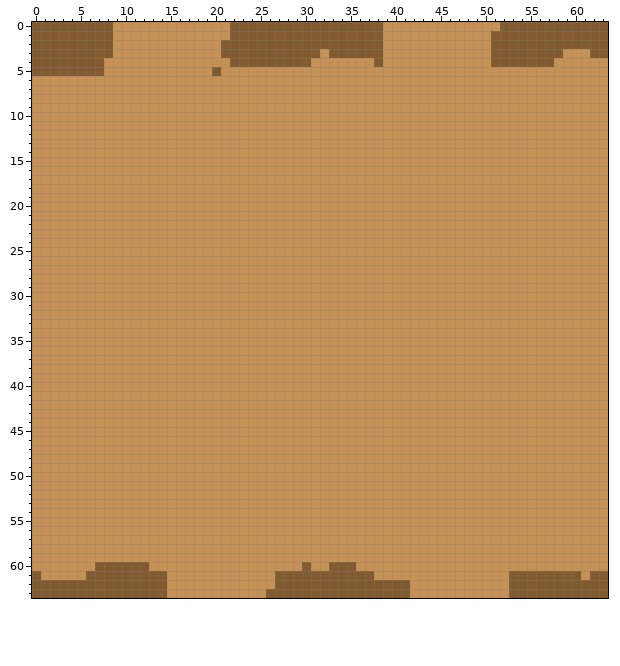
Edited in one commit: pixel-art file (Assets/Asesprite/Breakable_Connecting_Env_Tile.aseprite). Above is the file before it was changed.
64x64 pixels, 1 frame.
The result:
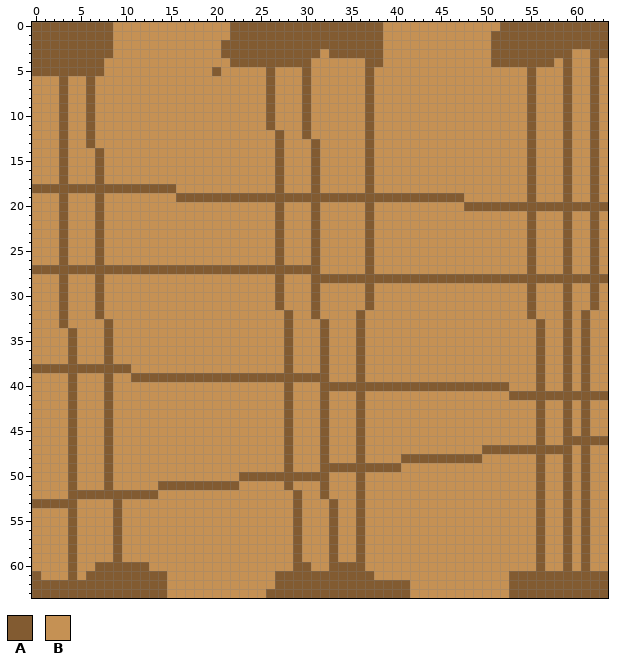
Palette (. is transparent): A #825b31  B #c59154
From old to new:
Changed rows in their new state; - is an unchanged pixel.
first column x 0:
 3 -----------------------------------------------------------A----
 4 -------------------------------------A---------------------A--A-
 5 --------------------------A---A------A-----------------A---A--A-
 6 ---A--A-------------------A---A------A-----------------A---A--A-
 7 ---A--A-------------------A---A------A-----------------A---A--A-
 8 ---A--A-------------------A---A------A-----------------A---A--A-
 9 ---A--A-------------------A---A------A-----------------A---A--A-
10 ---A--A-------------------A---A------A-----------------A---A--A-
11 ---A--A-------------------A---A------A-----------------A---A--A-
12 ---A--A--------------------A--A------A-----------------A---A--A-
13 ---A--A--------------------A---A-----A-----------------A---A--A-
14 ---A---A-------------------A---A-----A-----------------A---A--A-
15 ---A---A-------------------A---A-----A-----------------A---A--A-
16 ---A---A-------------------A---A-----A-----------------A---A--A-
17 ---A---A-------------------A---A-----A-----------------A---A--A-
18 AAAAAAAAAAAAAAAA-----------A---A-----A-----------------A---A--A-
19 ---A---A--------AAAAAAAAAAAAAAAAAAAAAAAAAAAAAAAA-------A---A--A-
20 ---A---A-------------------A---A-----A----------AAAAAAAAAAAAAAAA
21 ---A---A-------------------A---A-----A-----------------A---A--A-
22 ---A---A-------------------A---A-----A-----------------A---A--A-
23 ---A---A-------------------A---A-----A-----------------A---A--A-
24 ---A---A-------------------A---A-----A-----------------A---A--A-
25 ---A---A-------------------A---A-----A-----------------A---A--A-
26 ---A---A-------------------A---A-----A-----------------A---A--A-
27 AAAAAAAAAAAAAAAAAAAAAAAAAAAAAAAA-----A-----------------A---A--A-
28 ---A---A-------------------A---AAAAAAAAAAAAAAAAAAAAAAAAAAAAAAAAA
29 ---A---A-------------------A---A-----A-----------------A---A--A-
30 ---A---A-------------------A---A-----A-----------------A---A--A-
31 ---A---A-------------------A---A-----A-----------------A---A--A-
32 ---A---A--------------------A--A----A------------------A---A-A--
33 ---A----A-------------------A---A---A-------------------A--A-A--
34 ----A---A-------------------A---A---A-------------------A--A-A--
35 ----A---A-------------------A---A---A-------------------A--A-A--
36 ----A---A-------------------A---A---A-------------------A--A-A--
37 ----A---A-------------------A---A---A-------------------A--A-A--
38 AAAAAAAAAAA-----------------A---A---A-------------------A--A-A--
39 ----A---A--AAAAAAAAAAAAAAAAAAAAAA---A-------------------A--A-A--
40 ----A---A-------------------A---AAAAAAAAAAAAAAAAAAAAA---A--A-A--
41 ----A---A-------------------A---A---A----------------AAAAAAAAAAA
42 ----A---A-------------------A---A---A-------------------A--A-A--
43 ----A---A-------------------A---A---A-------------------A--A-A--
44 ----A---A-------------------A---A---A-------------------A--A-A--
45 ----A---A-------------------A---A---A-------------------A--A-A--
46 ----A---A-------------------A---A---A-------------------A--AAAAA
47 ----A---A-------------------A---A---A-------------AAAAAAAAAA-A--
48 ----A---A-------------------A---A---A----AAAAAAAAA------A--A-A--
49 ----A---A-------------------A---AAAAAAAAA---------------A--A-A--
50 ----A---A--------------AAAAAAAAAA---A-------------------A--A-A--
51 ----A---A-----AAAAAAAAA-----A---A---A-------------------A--A-A--
52 ----AAAAAAAAAA---------------A--A---A-------------------A--A-A--
53 AAAAA----A-------------------A---A--A-------------------A--A-A--
54 ----A----A-------------------A---A--A-------------------A--A-A--
55 ----A----A-------------------A---A--A-------------------A--A-A--
56 ----A----A-------------------A---A--A-------------------A--A-A--
57 ----A----A-------------------A---A--A-------------------A--A-A--
58 ----A----A-------------------A---A--A-------------------A--A-A--
59 ----A----A-------------------A---A--A-------------------A--A-A--
60 ----A------------------------A------A-------------------A--A-A--
61 ----A--------------------------------------------------------A--
Changed places in both pictures, as pixel boxes (x1, y1, x2, y2):
changed: (32, 49, 608, 580)
